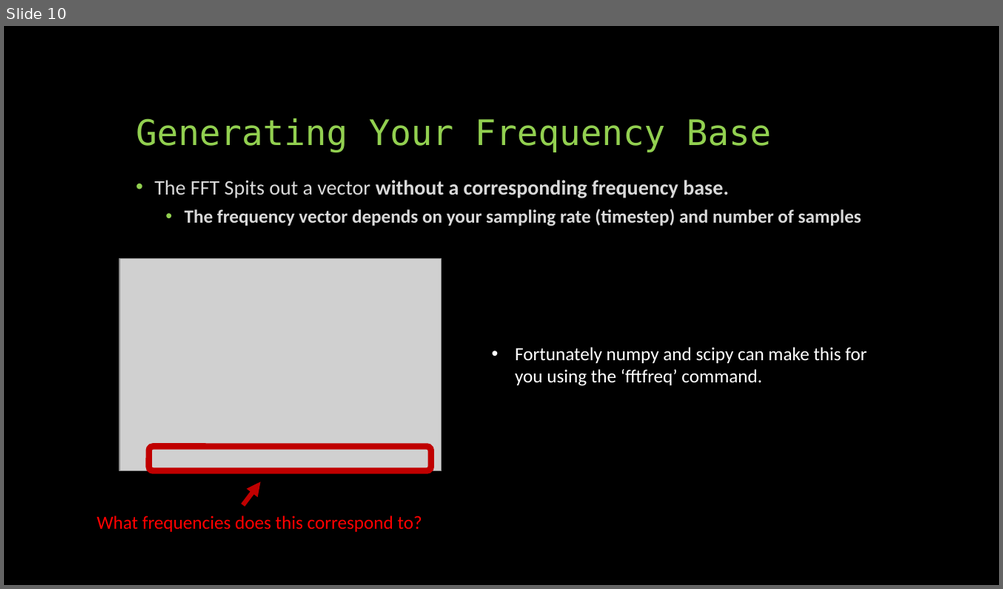
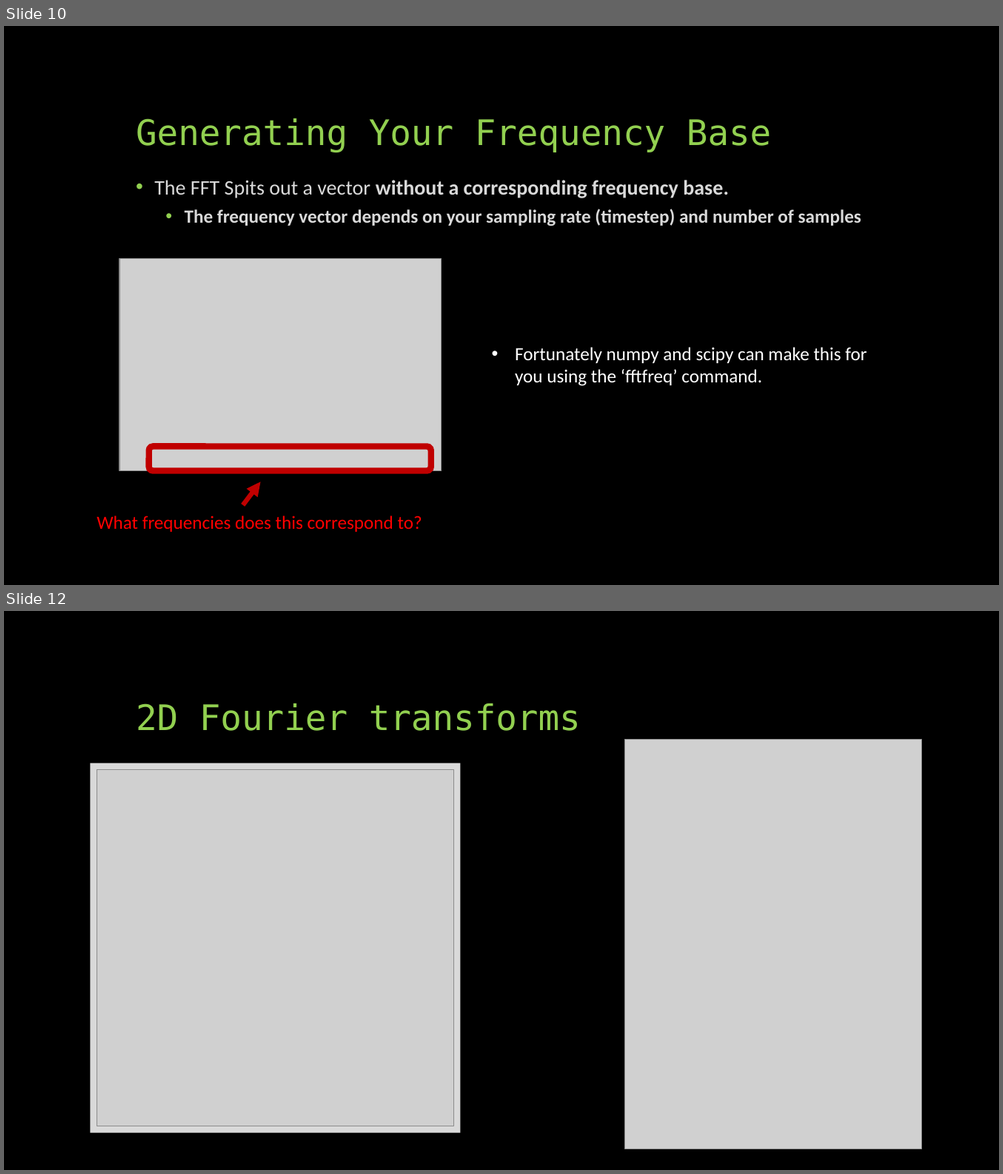
Before and after one commit to phys3112/Tutorials-with-Matt, a slide deck: Tutorial 4 ADC Random Fourier.pptx. Shown one above the other, each under a label of ours: slide 10 before the commit, slides 10 and 12 after it; the slides between them are not shown. The pictures are 1003x589 and 1003x1174 pixels, drawn with LibreOffice and Linux fonts; fonts in the diff are those of the drawing; grey boxes stand for pictures. Boxes give left, top, right and bottom in pixels: in the first picture for what was removed or moved away, otherwise in the second. Text is boxed around its words. In the diff, an @@ line names an element or a change of style, - is before the commit and + after.

```diff
--- a/Tutorial 4 ADC Random Fourier.pptx
+++ b/Tutorial 4 ADC Random Fourier.pptx
@@ slide 12 added at (x1=4, y1=611, x2=999, y2=1170), background #000000 @@
@@ title added at (x1=136, y1=703, x2=580, y2=731), 34 pt, text #92D050 @@
+2D Fourier transforms
@@ picture added at (x1=625, y1=739, x2=922, y2=1149) @@
@@ rectangle added at (x1=90, y1=763, x2=460, y2=1133), fill #D9D9D9 @@
@@ picture added at (x1=97, y1=770, x2=454, y2=1127) @@
```
Also in this commit, not shown: 1 slide changed, 1 other slide added, 5 other files.
